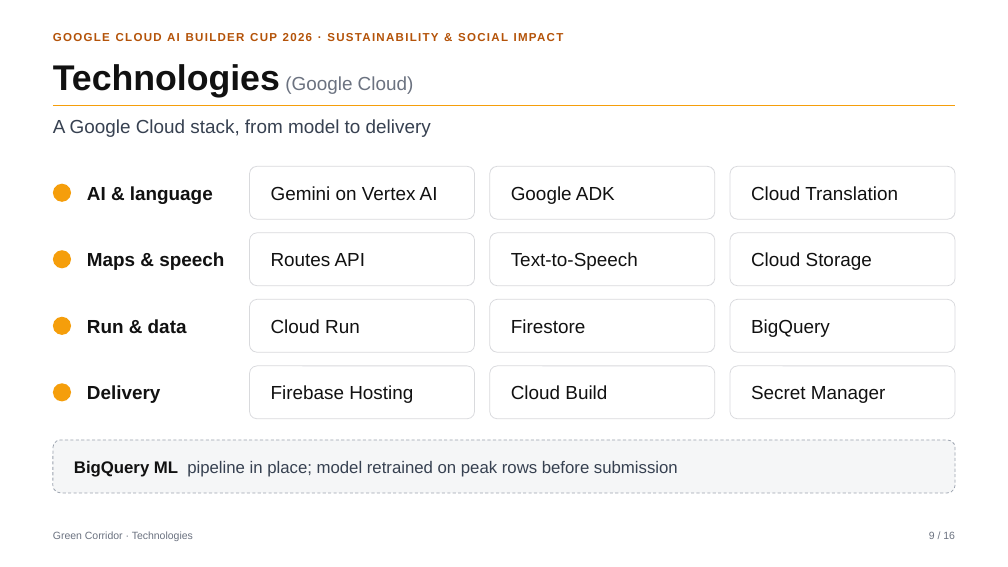
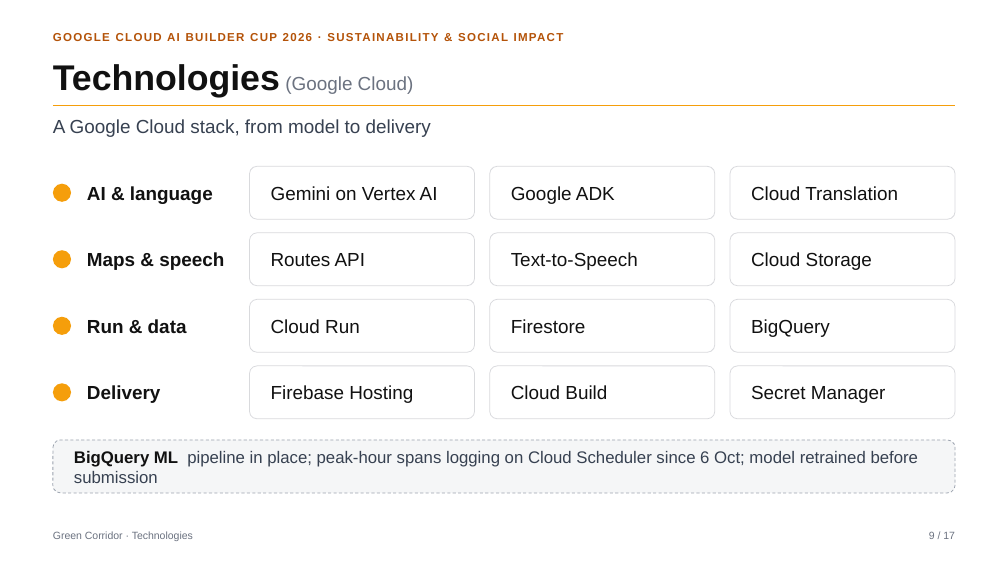
Before and after one commit to Nandish3010/ideal-disco, a slide deck: slide 9 of deck/Green-Corridor-Deck.pptx. Drawn at 1008x567 pixels with LibreOffice and Linux fonts; fonts in the diff are those of the drawing. Boxes give left, top, right and bottom in pixels: in the first picture for what was removed or moved away, otherwise in the second. Text is boxed around its words. In the diff, an @@ line names an element or a change of style, - is before the commit and + after.

Commit message:
Deck: sustainability slide; stale text sweep

```diff
--- a/deck/Green-Corridor-Deck.pptx
+++ b/deck/Green-Corridor-Deck.pptx
@@ text in rounded rectangle at [74,451,918,483]: text changed @@
-BigQuery ML pipeline in place; model retrained on peak rows before submission
+BigQuery ML pipeline in place; peak-hour spans logging on Cloud Scheduler since 6 Oct; model retrained before submission
@@ text at [929,532,955,539]: text changed @@
-9 / 16
+9 / 17
```
Also in this commit, not shown: 14 other slides changed, 1 slide added, 6 other files.
